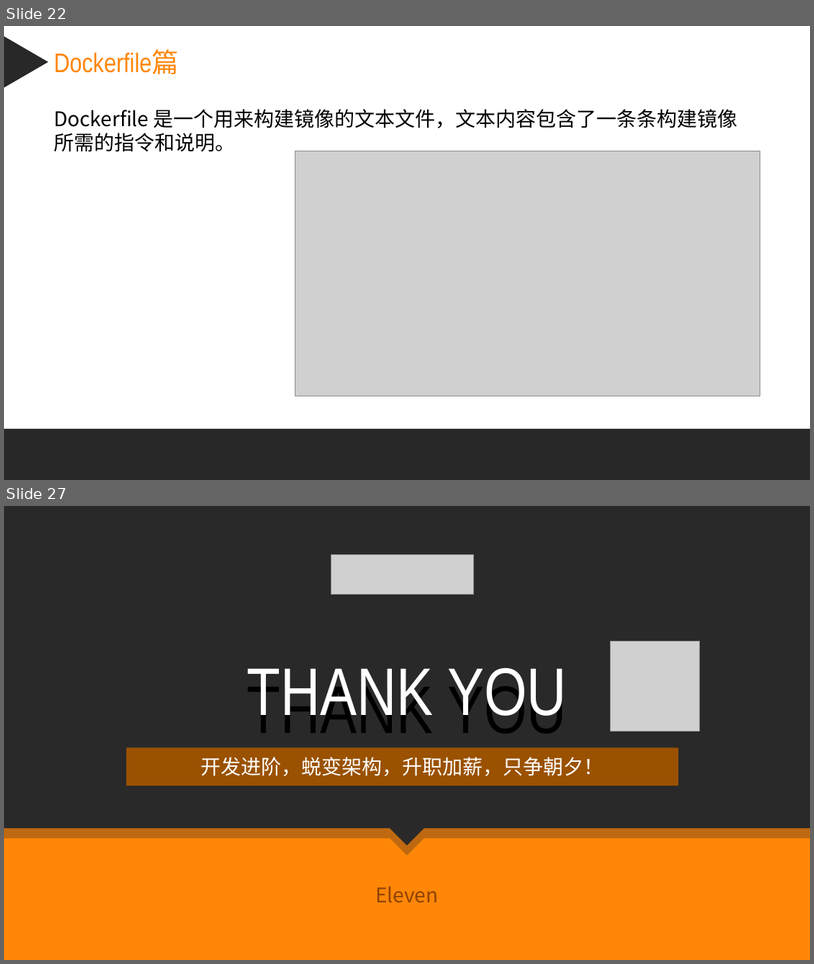
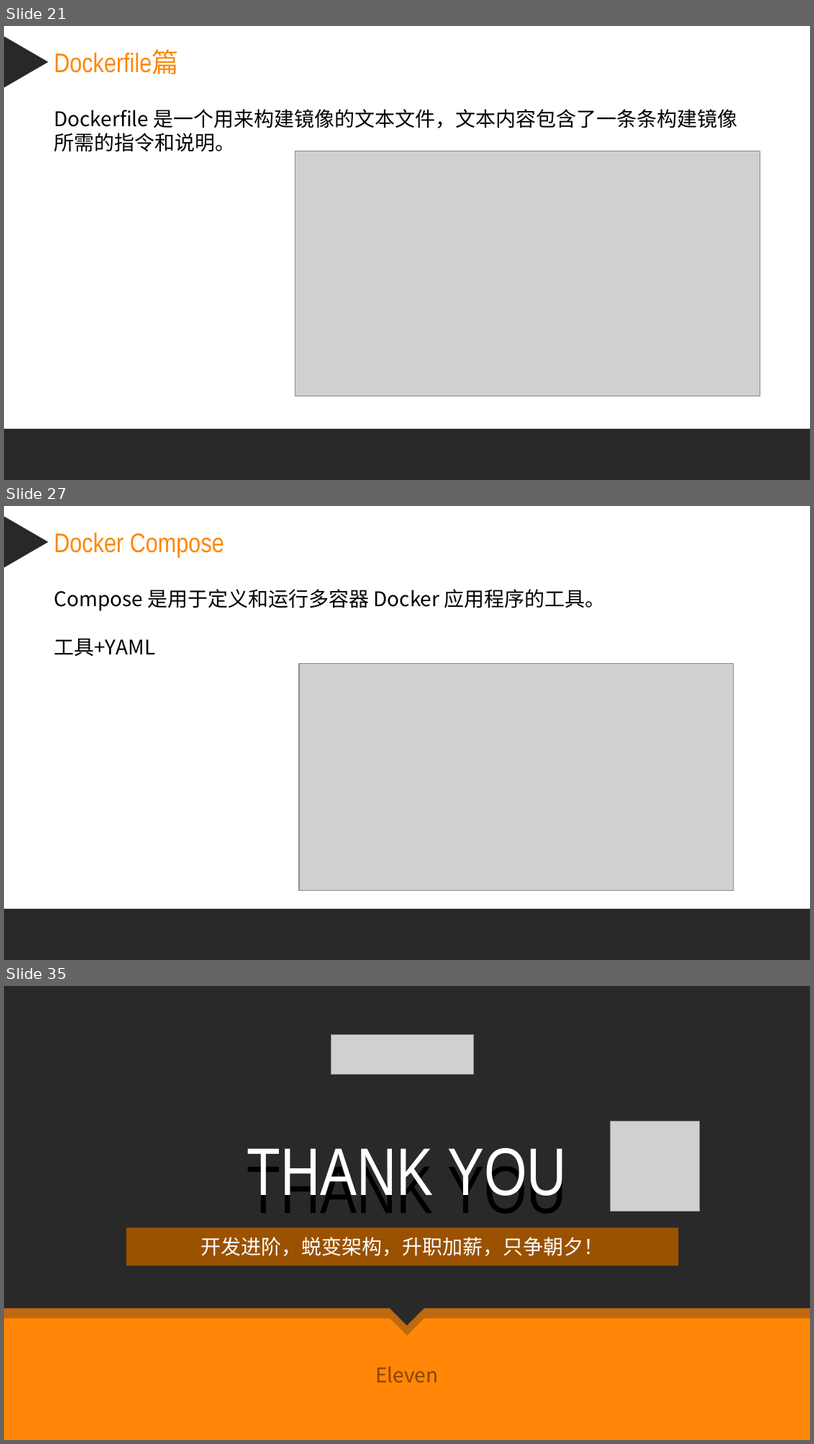
Before and after one commit to zq9999/document, a slide deck: 课件笔记/docker/Docker容器.pptx. Shown one above the other, each under a label of ours: slides 22 and 27 before the commit, slides 21, 27 and 35 after it; the slides between them are not shown. The pictures are 814x964 and 814x1444 pixels, drawn with LibreOffice and Linux fonts; fonts in the diff are those of the drawing; grey boxes stand for pictures. Boxes give left, top, right and bottom in pixels: in the first picture for what was removed or moved away, otherwise in the second. Text is boxed around its words. In the diff, an @@ line names an element or a change of style, - is before the commit and + after.

```diff
--- a/课件笔记/docker/Docker容器.pptx
+++ b/课件笔记/docker/Docker容器.pptx
@@ slide 27 added at (x1=4, y1=506, x2=810, y2=960), background #FFFFFF @@
@@ triangle added at (x1=5, y1=516, x2=49, y2=568), fill #282828 @@
@@ text added at (x1=54, y1=533, x2=224, y2=557), 24 pt, text #FF8607 @@
+Docker Compose
@@ text added at (x1=54, y1=589, x2=606, y2=656), 18 pt, text #000000 @@
+Compose 是用于定义和运行多容器 Docker 应用程序的工具。
+工具+YAML
@@ picture added at (x1=299, y1=663, x2=734, y2=890) @@
@@ rectangle added at (x1=4, y1=908, x2=810, y2=960), fill #282828 @@
@@ what was slide 22 is now slide 21 @@
@@ what was slide 27 is now slide 35 @@
```
Also in this commit, not shown: 10 slides changed, 7 other slides added, 16 other files.
